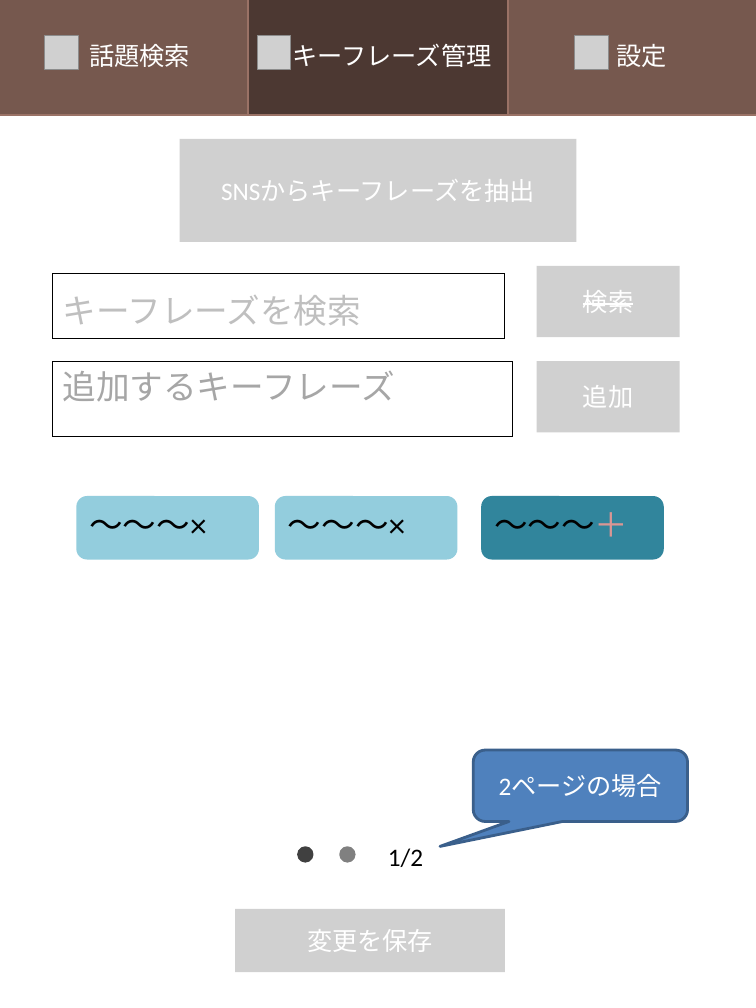
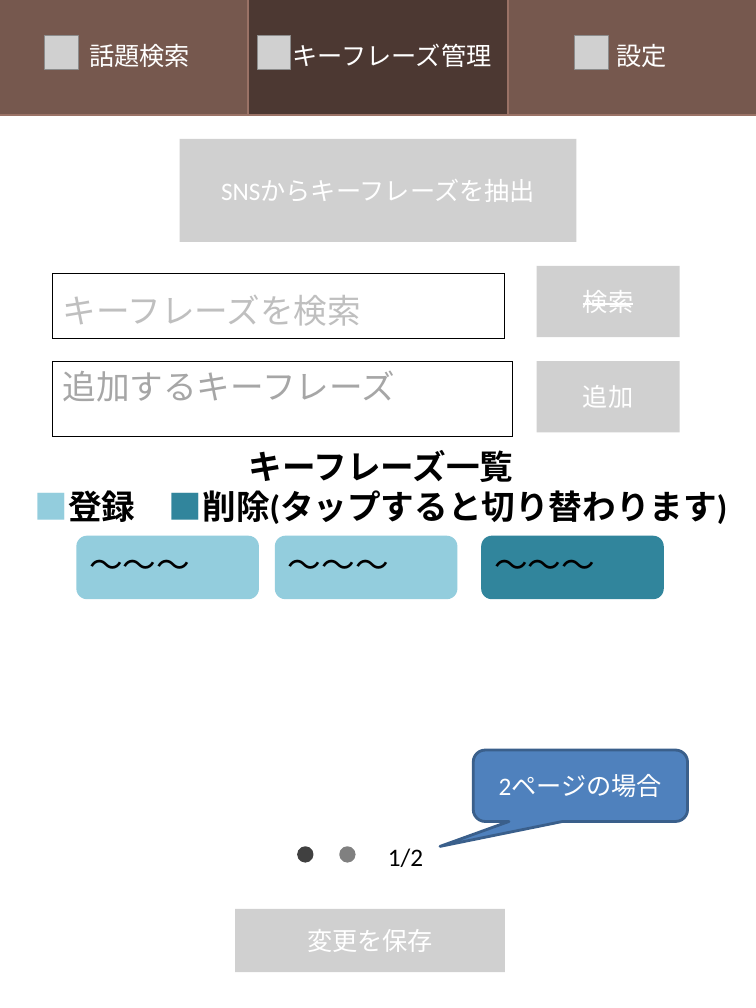
Before and after one commit to kirikiriyamama/topick, a slide deck: slide 1 of client/UI/UI.pptx. Drawn at 756x1008 pixels with LibreOffice and Linux fonts; fonts in the diff are those of the drawing; grey boxes stand for pictures; background and template pictures are left out. Boxes give left, top, right and bottom in pixels: in the first picture for what was removed or moved away, otherwise in the second. Text is boxed around its words. In the diff, an @@ line names an element or a change of style, - is before the commit and + after.

```diff
--- a/client/UI/UI.pptx
+++ b/client/UI/UI.pptx
@@ text added at <box>34,450,728,524</box>, 24 pt, text #000000, bold @@
+キーフレーズ一覧
+■登録 ■削除(タップすると切り替わります)
@@ text in rounded rectangle at <box>77,535,259,599</box>: text changed @@
-～～～×
+～～～
@@ 3 rounded rectangles: place and size @@
-3 rounded rectangles at <box>77,496,663,559</box>
+3 rounded rectangles at <box>77,535,663,599</box>
@@ text in rounded rectangle at <box>275,535,458,599</box>: text changed @@
-～～～×
+～～～
@@ text in rounded rectangle at <box>481,535,663,599</box>: text changed @@
-～～～＋
+～～～
```
Also in this commit, not shown: 4 other slides changed, 1 slide removed, 5 other files.
